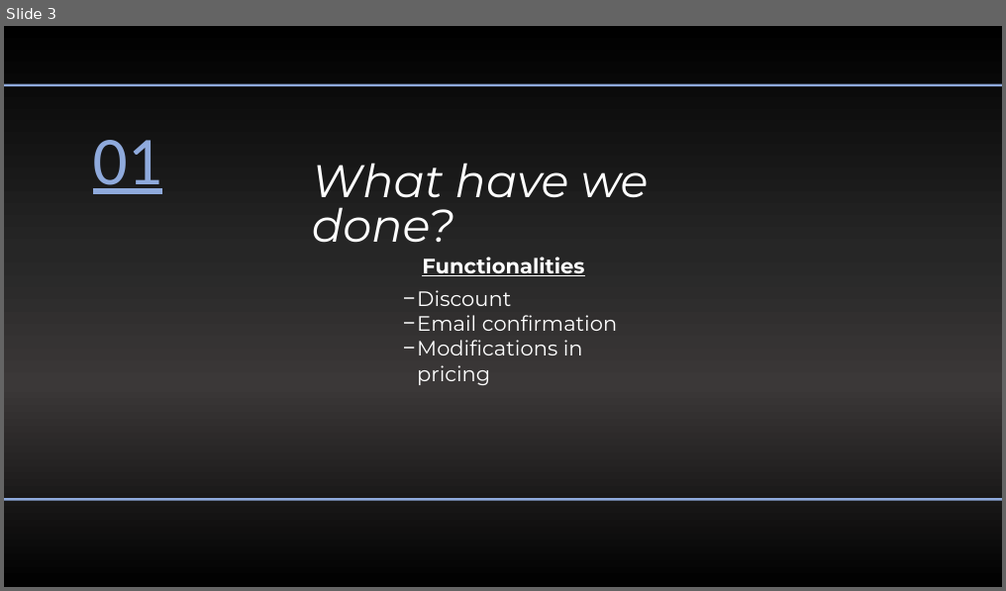
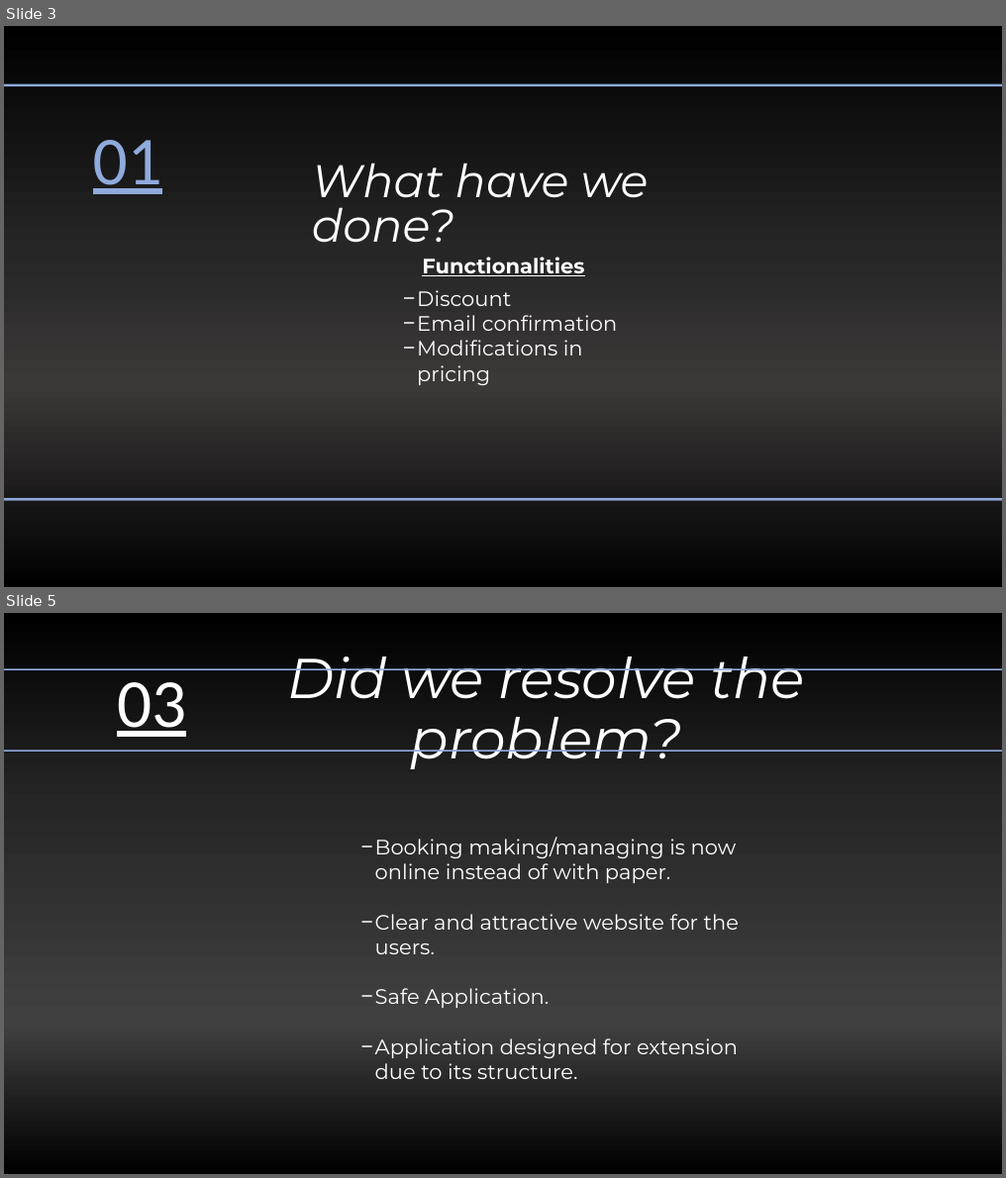
Before and after one commit to Appohh/machine-renting-management, a slide deck: Documentation/Machine Rental System powerpoint.pptx. Shown one above the other, each under a label of ours: slide 3 before the commit, slides 3 and 5 after it; the slides between them are not shown. The pictures are 1006x591 and 1006x1178 pixels, drawn with LibreOffice and Linux fonts; fonts in the diff are those of the drawing. Boxes give left, top, right and bottom in pixels: in the first picture for what was removed or moved away, otherwise in the second. Text is boxed around its words. In the diff, an @@ line names an element or a change of style, - is before the commit and + after.

```diff
--- a/Documentation/Machine Rental System powerpoint.pptx
+++ b/Documentation/Machine Rental System powerpoint.pptx
@@ slide 5 added at bbox=[4, 613, 1002, 1174], background gradient #000000 to #262626 to #404040 @@
@@ rectangle added at bbox=[4, 669, 1002, 670], fill #8FAADC @@
@@ text added at bbox=[117, 669, 186, 737], 66 pt, text #FFFFFF, underline @@
+03
@@ title added at bbox=[287, 657, 806, 769], 54 pt, text #FFFFFF, italic @@
+Did we resolve the problem?
@@ rectangle added at bbox=[4, 750, 1002, 752], fill #8FAADC @@
@@ text added at bbox=[375, 837, 739, 1079], 20 pt, text #FFFFFF @@
+− Booking making/managing is now online instead of with paper.
+− Clear and attractive website for the users.
+− Safe Application.
+− Application designed for extension due to its structure.
```
Also in this commit, not shown: 5 slides changed.
